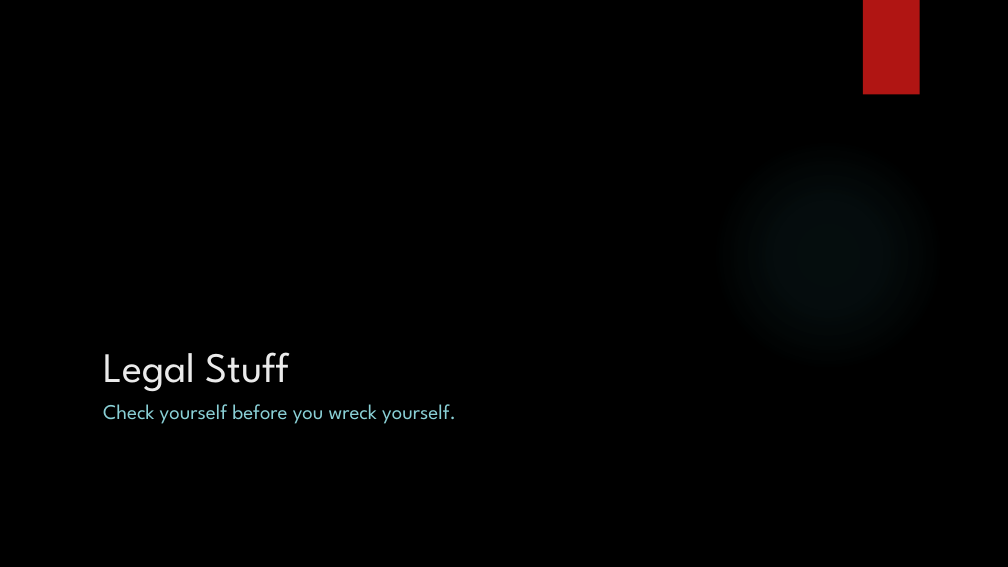
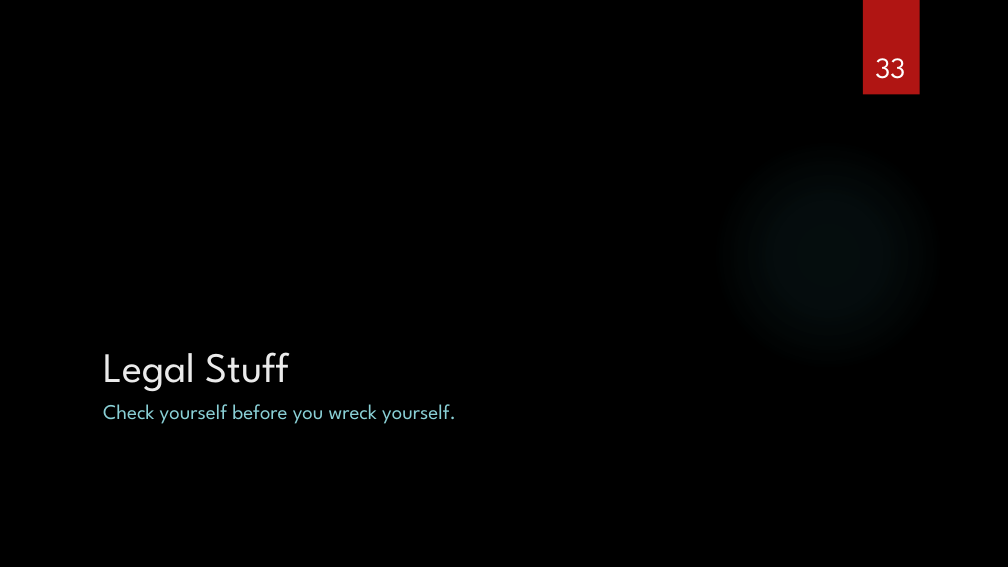
Before and after one commit to nicholas-vogt/modeling-march-madness, a slide deck: slide 33 of 1 Web Scraping.pptx (slide 30 before the commit). Drawn at 1008x567 pixels with LibreOffice and Linux fonts; fonts in the diff are those of the drawing; background and template pictures are left out. Boxes give left, top, right and bottom in pixels: in the first picture for what was removed or moved away, otherwise in the second. Text is boxed around its words. In the diff, an @@ line names an element or a change of style, - is before the commit and + after.

```diff
--- a/1 Web Scraping.pptx
+++ b/1 Web Scraping.pptx
@@ page number added at [875,58,905,79], 28 pt, text #FFFFFF @@
+33
```
Also in this commit, not shown: 34 other slides changed, 3 slides added, 1 slide removed, 3 other files.
